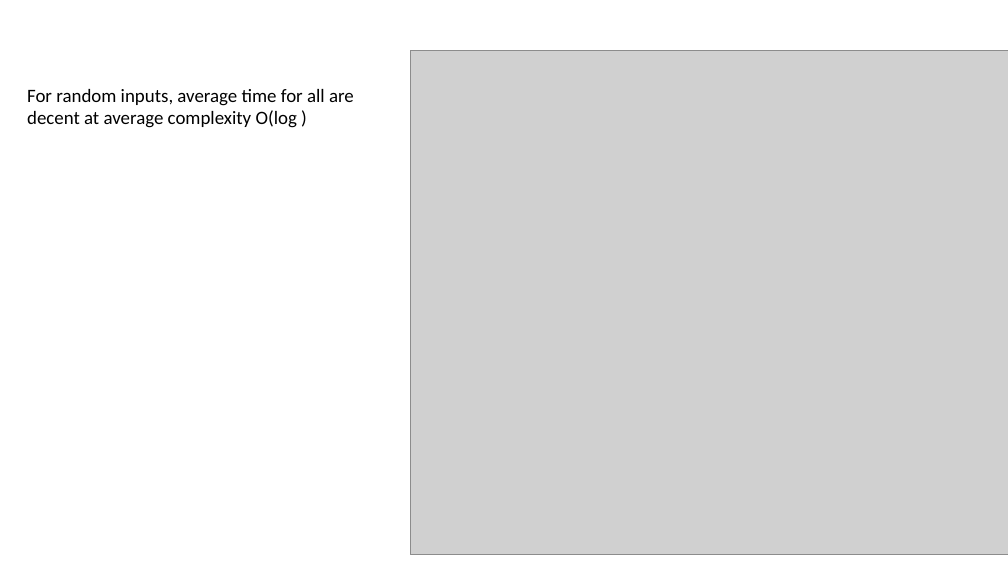
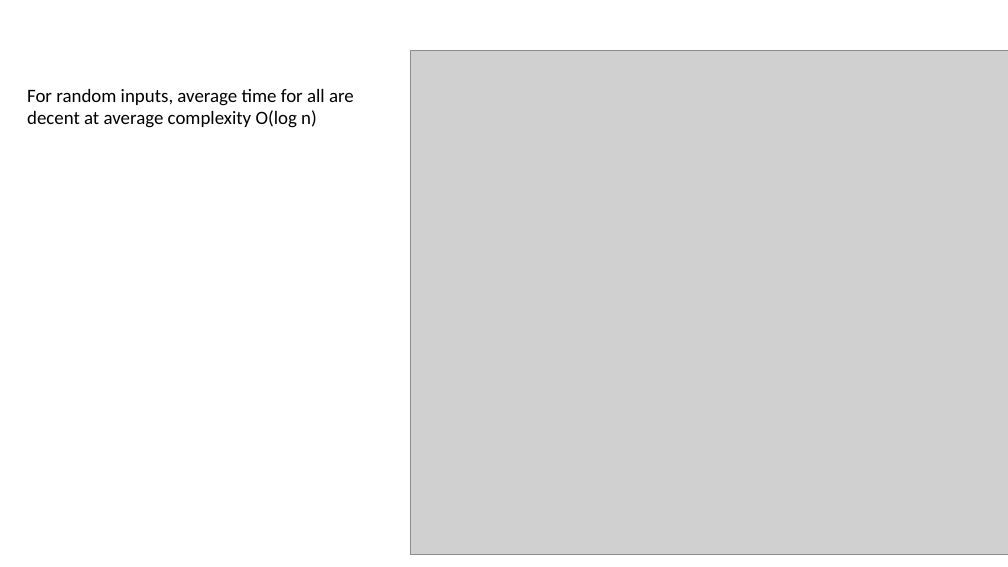
Before and after one commit to fanchuanster/uwinds, a slide deck: slide 17 of docs/8547Saini/assignments/assignment1.pptx. Drawn at 1008x567 pixels with LibreOffice and Linux fonts; fonts in the diff are those of the drawing; grey boxes stand for pictures. Boxes give left, top, right and bottom in pixels: in the first picture for what was removed or moved away, otherwise in the second. Text is boxed around its words. In the diff, an @@ line names an element or a change of style, - is before the commit and + after.

```diff
--- a/docs/8547Saini/assignments/assignment1.pptx
+++ b/docs/8547Saini/assignments/assignment1.pptx
@@ text at [27,89,354,128]: text changed @@
-For random inputs, average time for all are decent at average complexity O(log )
+For random inputs, average time for all are decent at average complexity O(log n)
```
Also in this commit, not shown: 4 other slides changed, 1 other file.
